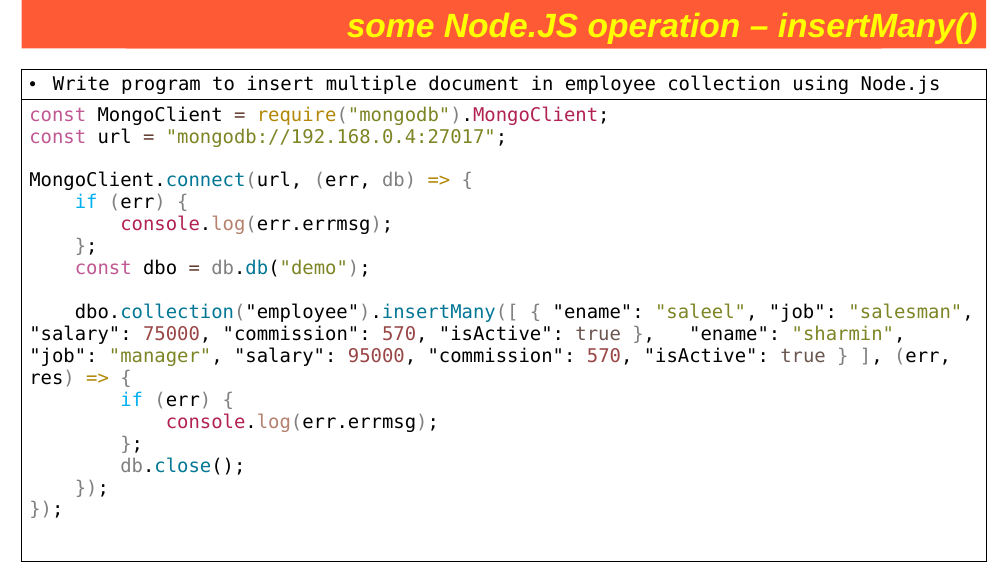
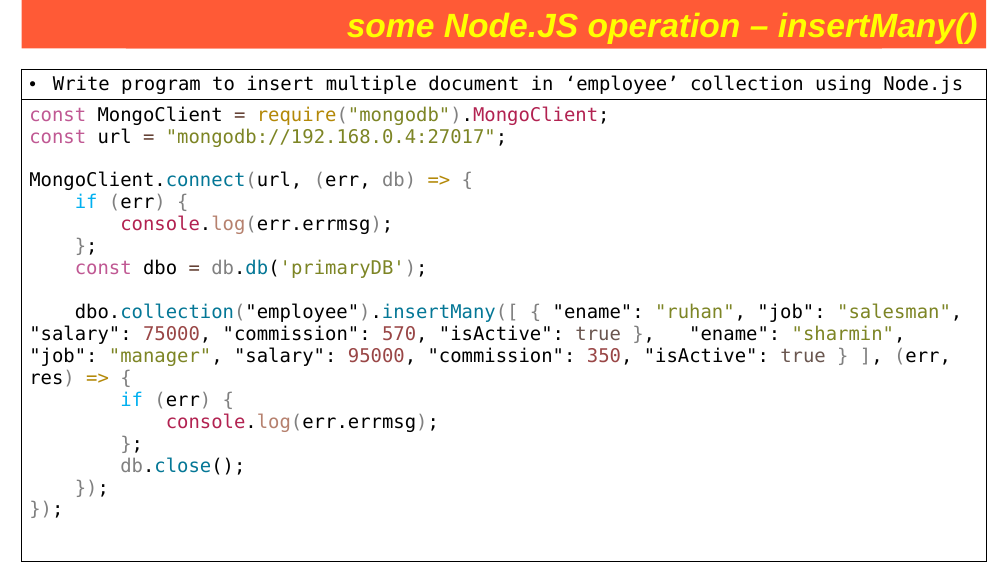
Before and after one commit to Saleel-Bagde/PPT-s, a slide deck: slide 253 of MongoDB PPT.pptx (slide 252 before the commit). Drawn at 1008x567 pixels with LibreOffice and Linux fonts; fonts in the diff are those of the drawing. Boxes give left, top, right and bottom in pixels: in the first picture for what was removed or moved away, otherwise in the second. Text is boxed around its words. In the diff, an @@ line names an element or a change of style, - is before the commit and + after.

```diff
--- a/MongoDB PPT.pptx
+++ b/MongoDB PPT.pptx
@@ table at (22, 70, 987, 539) @@
-row 1, column 1: Write program to insert multiple document in employee collection using Node.js
+row 1, column 1: Write program to insert multiple document in ‘employee’ collection using Node.js
@@ row 2, column 1: "const MongoClient = require("mongodb").MongoClient; / const url = "mongodb://192.168.0.4:27017"; / MongoClient.connect(url, (err, db) => { / if (err) { / console.log(err.errmsg); / }; / const dbo = db.db("demo"); / dbo.collection("employee").insertMany([ { "ename": "saleel", "job": "salesman", "salary": 75000, "commission": 570, "isActive": true }, "ename": "sharmin", "job": "manager", "salary": 95000, "commission": 570, "isActive": true } ], (err, res) => { / if (err) { / console.log(err.errmsg); / }; / db.close(); / }); / });" to "const MongoClient = require("mongodb").MongoClient; / const url = "mongodb://192.168.0.4:27017"; / MongoClient.connect(url, (err, db) => { / if (err) { / console.log(err.errmsg); / }; / const dbo = db.db('primaryDB'); / dbo.collection("employee").insertMany([ { "ename": "ruhan", "job": "salesman", "salary": 75000, "commission": 570, "isActive": true }, "ename": "sharmin", "job": "manager", "salary": 95000, "commission": 350, "isActive": true } ], (err, res) => { / if (err) { / console.log(err.errmsg); / }; / db.close(); / }); / });" @@
```
Also in this commit, not shown: 5 other slides changed, 1 slide added.
